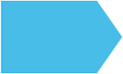
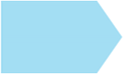
Two versions of the same layered image (123x74). Layer-by-layer changes:
"New Layer": opacity 100% → 50% over [0, 0, 123, 74]
